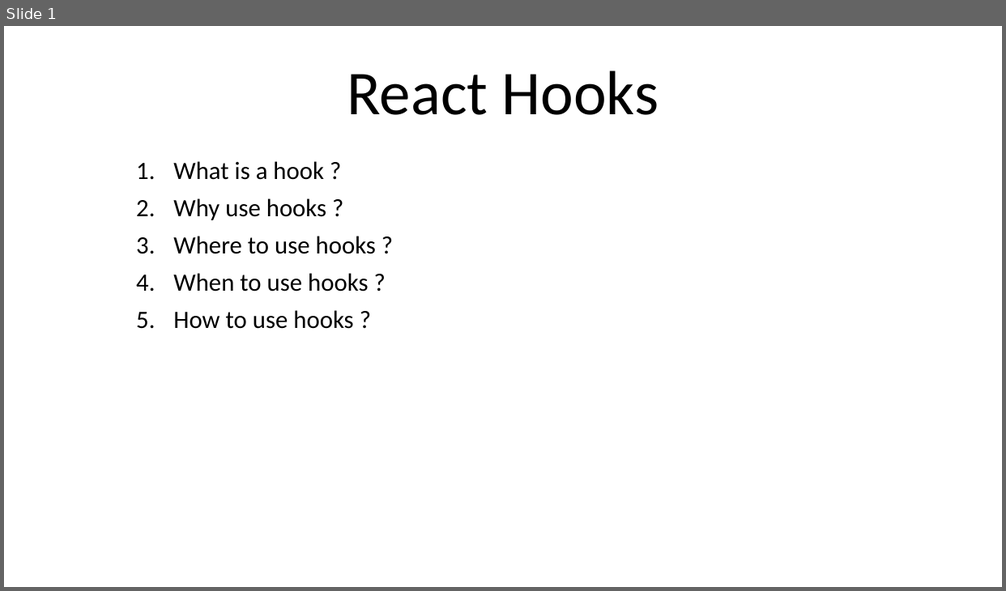
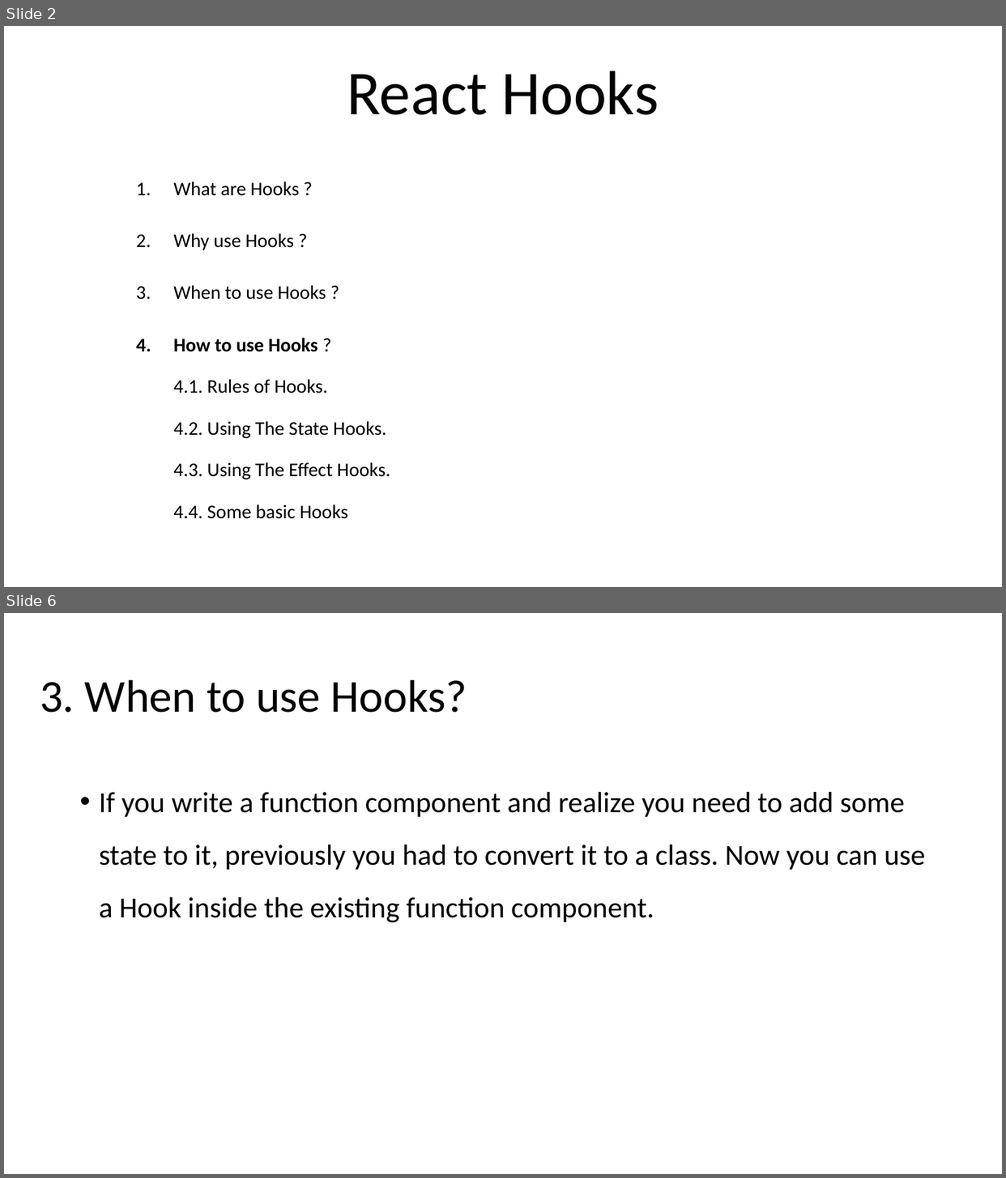
Before and after one commit to NhanHoang8195/react-hook-demo, a slide deck: ReactHooks.pptx. Shown one above the other, each under a label of ours: slide 1 before the commit, slides 2 and 6 after it; the slides between them are not shown. The pictures are 1006x591 and 1006x1178 pixels, drawn with LibreOffice and Linux fonts; fonts in the diff are those of the drawing. Boxes give left, top, right and bottom in pixels: in the first picture for what was removed or moved away, otherwise in the second. Text is boxed around its words. In the diff, an @@ line names an element or a change of style, - is before the commit and + after.

```diff
--- a/ReactHooks.pptx
+++ b/ReactHooks.pptx
@@ slide 6 added at (4, 613, 1002, 1174), background #FFFFFF @@
@@ title added at (40, 679, 467, 713), 44 pt, text #000000 @@
+3. When to use Hooks?
@@ text added at (99, 792, 926, 922), 28 pt, text #000000 @@
+• If you write a function component and realize you need to add some state to it, previously you had to convert it to a class. Now you can use a Hook inside the existing function component.
@@ what was slide 1 is now slide 2 @@
@@ slide 2 changed as well @@
@@ subtitle at (173, 182, 390, 518): text changed; size 24 to 18.6 pt @@
-1. What is a hook ?
-2. Why use hooks ?
-3. Where to use hooks ?
-4. When to use hooks ?
-5. How to use hooks ?
+1. What are Hooks ?
+2. Why use Hooks ?
+3. When to use Hooks ?
+4. How to use Hooks ?
+   4.1. Rules of Hooks.
+   4.2. Using The State Hooks.
+   4.3. Using The Effect Hooks.
+   4.4. Some basic Hooks
```
Also in this commit, not shown: 2 other slides changed, 6 other slides added, 1 slide removed.
